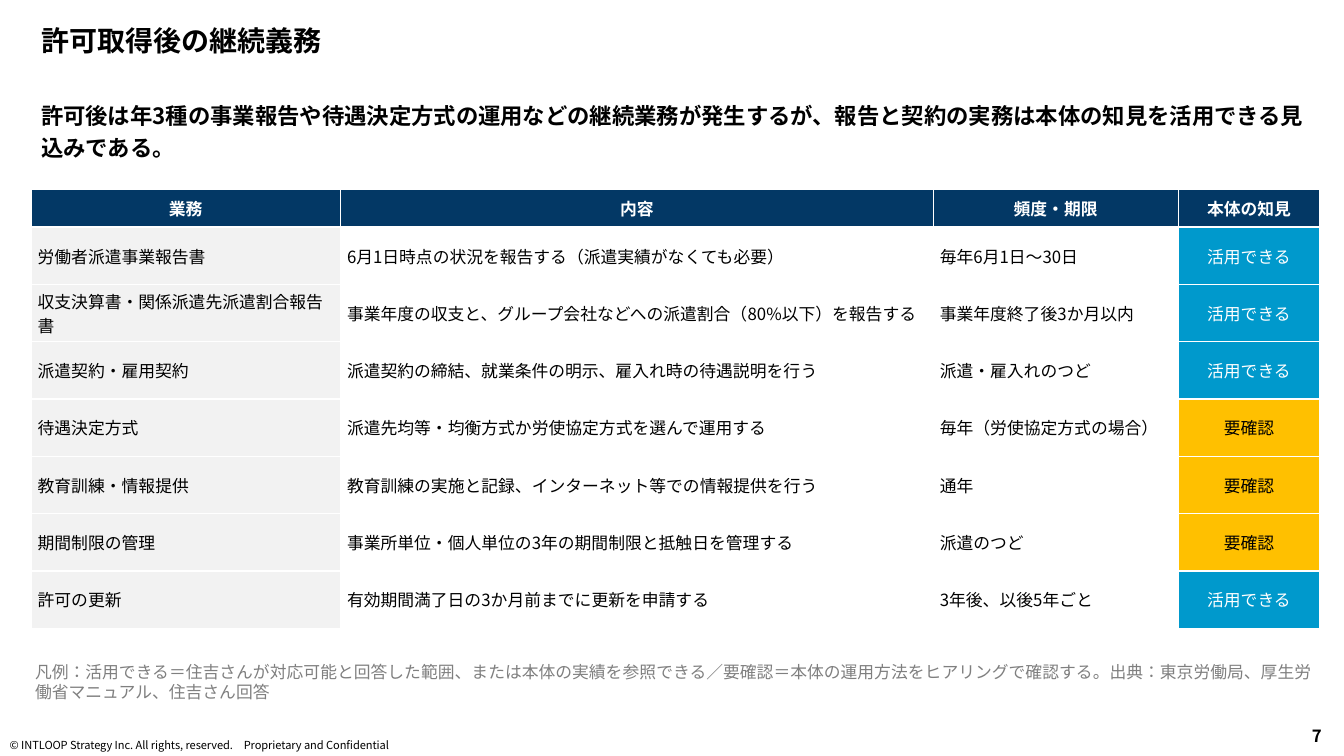
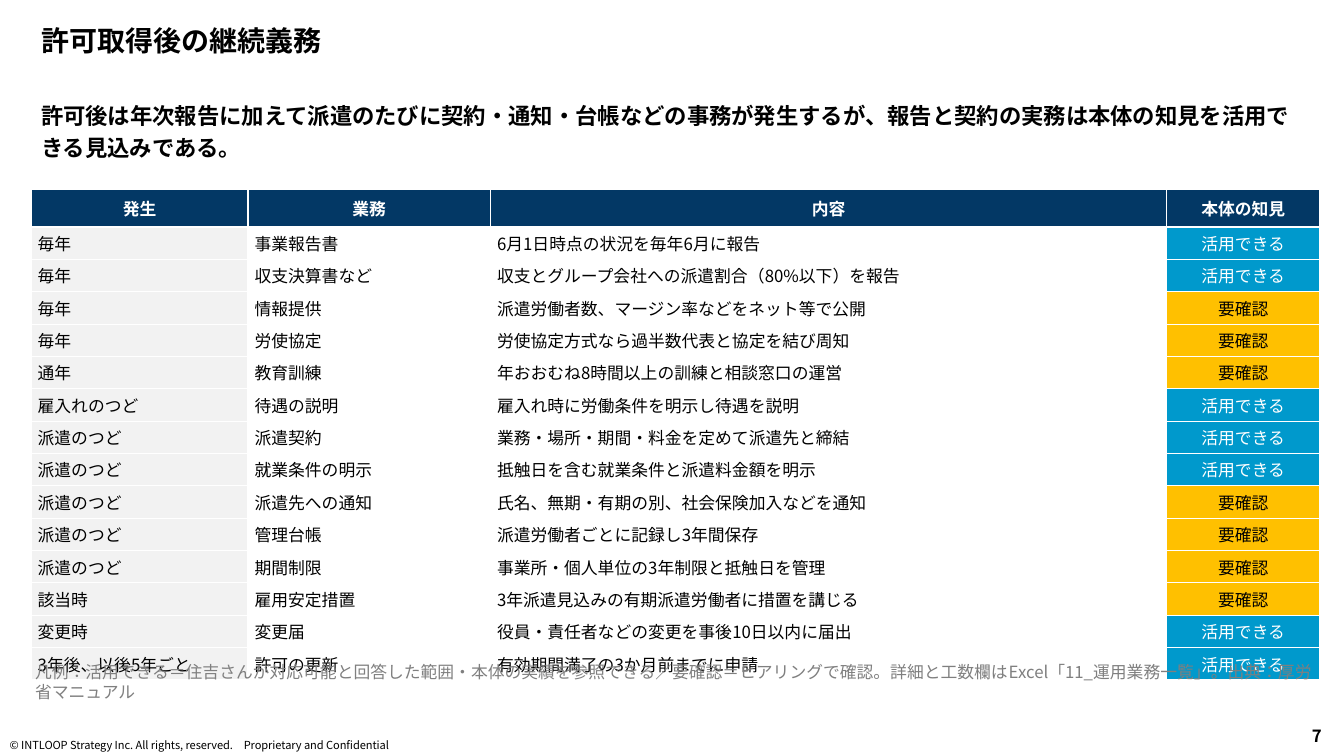
Before and after one commit to mkomko2011/For-AI, a slide deck: slide 7 of INTS_派遣業許可検討/INTS_派遣業許可検討_報告資料.pptx. Drawn at 1344x756 pixels with LibreOffice and Linux fonts; fonts in the diff are those of the drawing; background and template pictures are left out. Boxes give left, top, right and bottom in pixels: in the first picture for what was removed or moved away, otherwise in the second. Text is boxed around its words. In the diff, an @@ line names an element or a change of style, - is before the commit and + after.

```diff
--- a/INTS_派遣業許可検討/INTS_派遣業許可検討_報告資料.pptx
+++ b/INTS_派遣業許可検討/INTS_派遣業許可検討_報告資料.pptx
@@ text at (x1=41, y1=105, x2=1289, y2=158): text changed @@
-許可後は年3種の事業報告や待遇決定方式の運用などの継続業務が発生するが、報告と契約の実務は本体の知見を活用できる見込みである。
+許可後は年次報告に加えて派遣のたびに契約・通知・台帳などの事務が発生するが、報告と契約の実務は本体の知見を活用できる見込みである。
@@ table at (x1=31, y1=190, x2=1321, y2=680) @@
-row 1: 業務 | 内容 | 頻度・期限 | 本体の知見
-row 2: 労働者派遣事業報告書 | 6月1日時点の状況を報告する（派遣実績がなくても必要） | 毎年6月1日～30日 | 活用できる
-row 3: 収支決算書・関係派遣先派遣割合報告書 | 事業年度の収支と、グループ会社などへの派遣割合（80%以下）を報告する | 事業年度終了後3か月以内 | 活用できる
-row 4: 派遣契約・雇用契約 | 派遣契約の締結、就業条件の明示、雇入れ時の待遇説明を行う | 派遣・雇入れのつど | 活用できる
-row 5: 待遇決定方式 | 派遣先均等・均衡方式か労使協定方式を選んで運用する | 毎年（労使協定方式の場合） | 要確認
-row 6: 教育訓練・情報提供 | 教育訓練の実施と記録、インターネット等での情報提供を行う | 通年 | 要確認
-row 7: 期間制限の管理 | 事業所単位・個人単位の3年の期間制限と抵触日を管理する | 派遣のつど | 要確認
-row 8: 許可の更新 | 有効期間満了日の3か月前までに更新を申請する | 3年後、以後5年ごと | 活用できる
+row 1: 発生 | 業務 | 内容 | 本体の知見
+row 2: 毎年 | 事業報告書 | 6月1日時点の状況を毎年6月に報告 | 活用できる
+row 3: 毎年 | 収支決算書など | 収支とグループ会社への派遣割合（80%以下）を報告 | 活用できる
+row 4: 毎年 | 情報提供 | 派遣労働者数、マージン率などをネット等で公開 | 要確認
+row 5: 毎年 | 労使協定 | 労使協定方式なら過半数代表と協定を結び周知 | 要確認
+row 6: 通年 | 教育訓練 | 年おおむね8時間以上の訓練と相談窓口の運営 | 要確認
+row 7: 雇入れのつど | 待遇の説明 | 雇入れ時に労働条件を明示し待遇を説明 | 活用できる
+row 8: 派遣のつど | 派遣契約 | 業務・場所・期間・料金を定めて派遣先と締結 | 活用できる
+row 9: 派遣のつど | 就業条件の明示 | 抵触日を含む就業条件と派遣料金額を明示 | 活用できる
+row 10: 派遣のつど | 派遣先への通知 | 氏名、無期・有期の別、社会保険加入などを通知 | 要確認
+row 11: 派遣のつど | 管理台帳 | 派遣労働者ごとに記録し3年間保存 | 要確認
+row 12: 派遣のつど | 期間制限 | 事業所・個人単位の3年制限と抵触日を管理 | 要確認
+row 13: 該当時 | 雇用安定措置 | 3年派遣見込みの有期派遣労働者に措置を講じる | 要確認
+row 14: 変更時 | 変更届 | 役員・責任者などの変更を事後10日以内に届出 | 活用できる
+row 15: 3年後、以後5年ごと | 許可の更新 | 有効期間満了の3か月前までに申請 | 活用できる
@@ text at (x1=35, y1=661, x2=1312, y2=700): text changed @@
-凡例：活用できる＝住吉さんが対応可能と回答した範囲、または本体の実績を参照できる／要確認＝本体の運用方法をヒアリングで確認する。出典：東京労働局、厚生労働省マニュアル、住吉さん回答
+凡例：活用できる＝住吉さんが対応可能と回答した範囲・本体の実績を参照できる／要確認＝ヒアリングで確認。詳細と工数欄はExcel「11_運用業務一覧」。出典：厚労省マニュアル
```
Also in this commit, not shown: 1 other slide changed, 1 other file.
